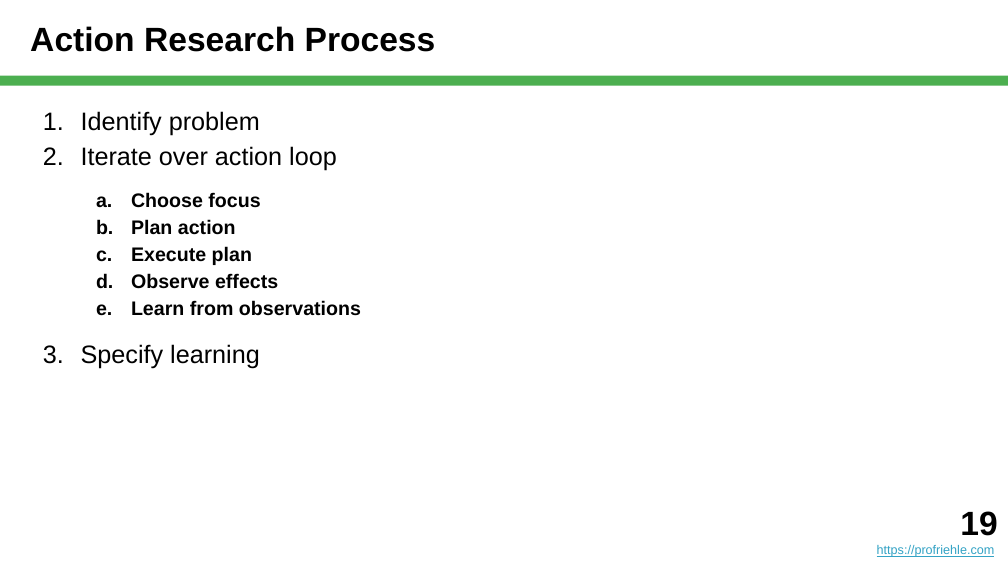
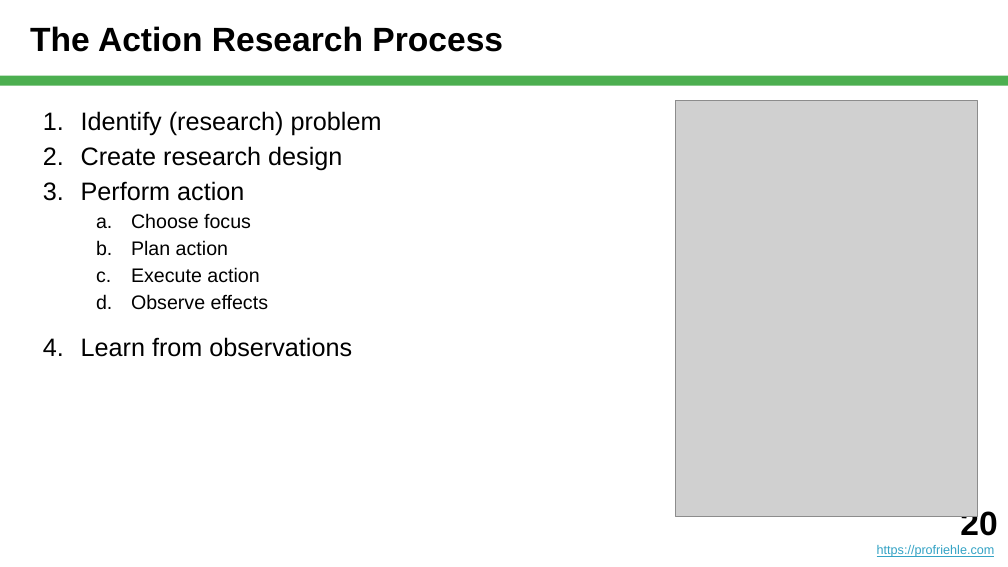
Before and after one commit to dirkriehle/nyt-course, a slide deck: slide 20 of Lecture slides/NYT C01 - Theory Building.pptx (slide 19 before the commit). Drawn at 1008x567 pixels with LibreOffice and Linux fonts; fonts in the diff are those of the drawing; grey boxes stand for pictures. Boxes give left, top, right and bottom in pixels: in the first picture for what was removed or moved away, otherwise in the second. Text is boxed around its words. In the diff, an @@ line names an element or a change of style, - is before the commit and + after.

```diff
--- a/Lecture slides/NYT C01 - Theory Building.pptx
+++ b/Lecture slides/NYT C01 - Theory Building.pptx
@@ title at [30,26,503,52]: text changed @@
-Action Research Process
+The Action Research Process
@@ text at [81,111,382,201]: text changed @@
-1. Identify problem
-2. Iterate over action loop
+1. Identify (research) problem
+2. Create research design
+3. Perform action
@@ picture added at [675,101,978,517] @@
@@ text at [81,213,352,357]: bold off in "Choose focus", "Plan action", "Observe effects", "Learn from observations"; size 14 to 18 pt in "Learn from observations"; less space between paragraphs; bullet a. to 1.; list level 2 to 1 in "Learn from observations" @@
@@ text at [131,267,259,283]: text changed; bold off @@
-  c. Execute plan
+  c. Execute action
@@ text at [81,344,260,368]: paragraph removed @@
-3. Specify learning
@@ text at [960,508,997,536]: text changed @@
-19
+20
```
Also in this commit, not shown: 4 other slides changed, 1 slide added, 14 other files.
